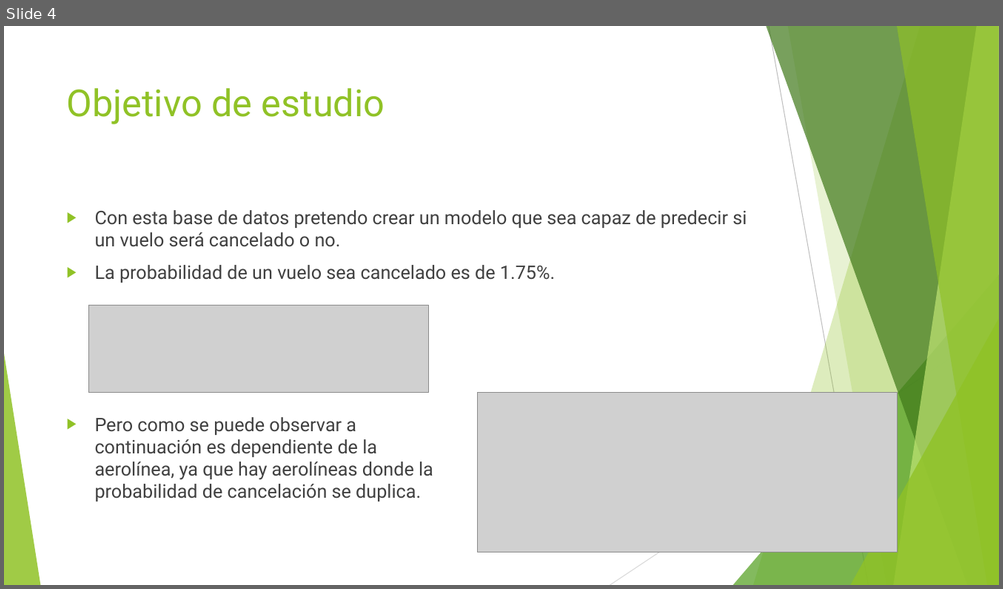
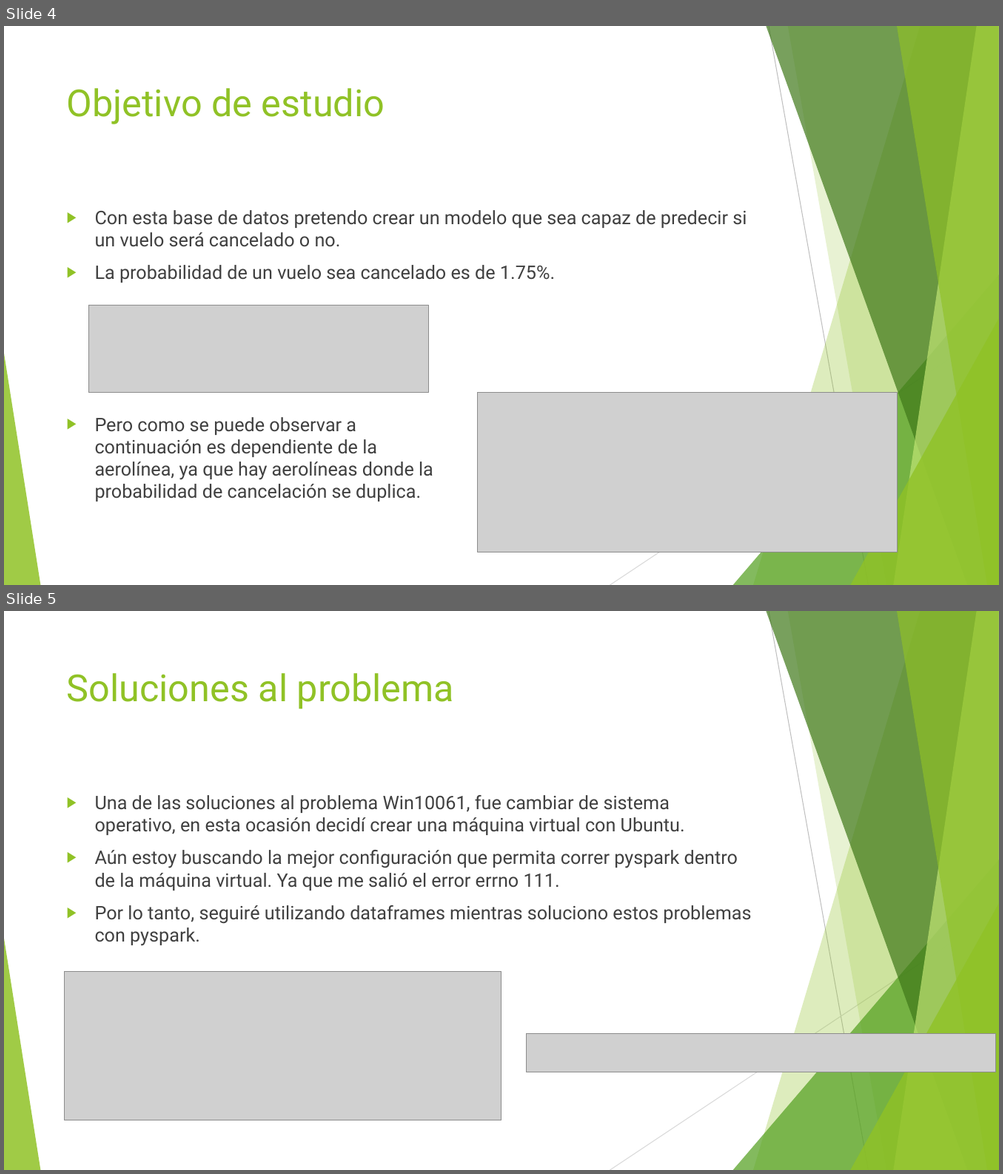
Before and after one commit to AndreeFlores/DatosMasivos, a slide deck: Tareas/Tarea 03/Presentacion avance Tarea3.pptx. Shown one above the other, each under a label of ours: slide 4 before the commit, slides 4 and 5 after it. The pictures are 1003x589 and 1003x1174 pixels, drawn with LibreOffice and Linux fonts; fonts in the diff are those of the drawing; grey boxes stand for pictures. Boxes give left, top, right and bottom in pixels: in the first picture for what was removed or moved away, otherwise in the second. Text is boxed around its words. In the diff, an @@ line names an element or a change of style, - is before the commit and + after.

Commit message:
Tarea03 Presentacion ubuntu

```diff
--- a/Tareas/Tarea 03/Presentacion avance Tarea3.pptx
+++ b/Tareas/Tarea 03/Presentacion avance Tarea3.pptx
@@ slide 5 added at (x1=4, y1=611, x2=999, y2=1170), background #FFFFFF; not listed: 10 template elements that a slide beside it also shows @@
@@ title added at (x1=67, y1=673, x2=454, y2=709), 36 pt, text #90C226 @@
+Soluciones al problema
@@ text added at (x1=95, y1=795, x2=751, y2=946), 18 pt, text #404040 @@
+▶ Una de las soluciones al problema Win10061, fue cambiar de sistema operativo, en esta ocasión decidí crear una máquina virtual con Ubuntu.
+▶ Aún estoy buscando la mejor configuración que permita correr pyspark dentro de la máquina virtual. Ya que me salió el error errno 111.
+▶ Por lo tanto, seguiré utilizando dataframes mientras soluciono estos problemas con pyspark.
@@ picture added at (x1=65, y1=971, x2=502, y2=1121) @@
@@ picture added at (x1=526, y1=1034, x2=996, y2=1073) @@
```
